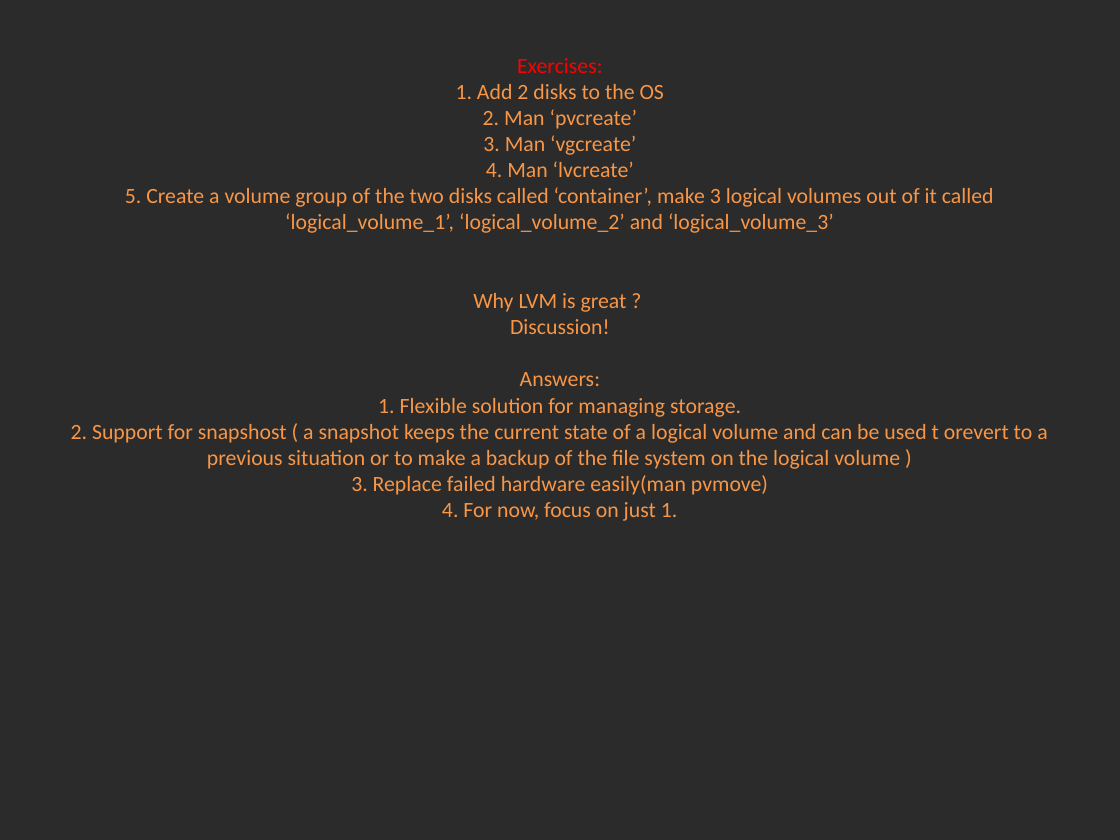
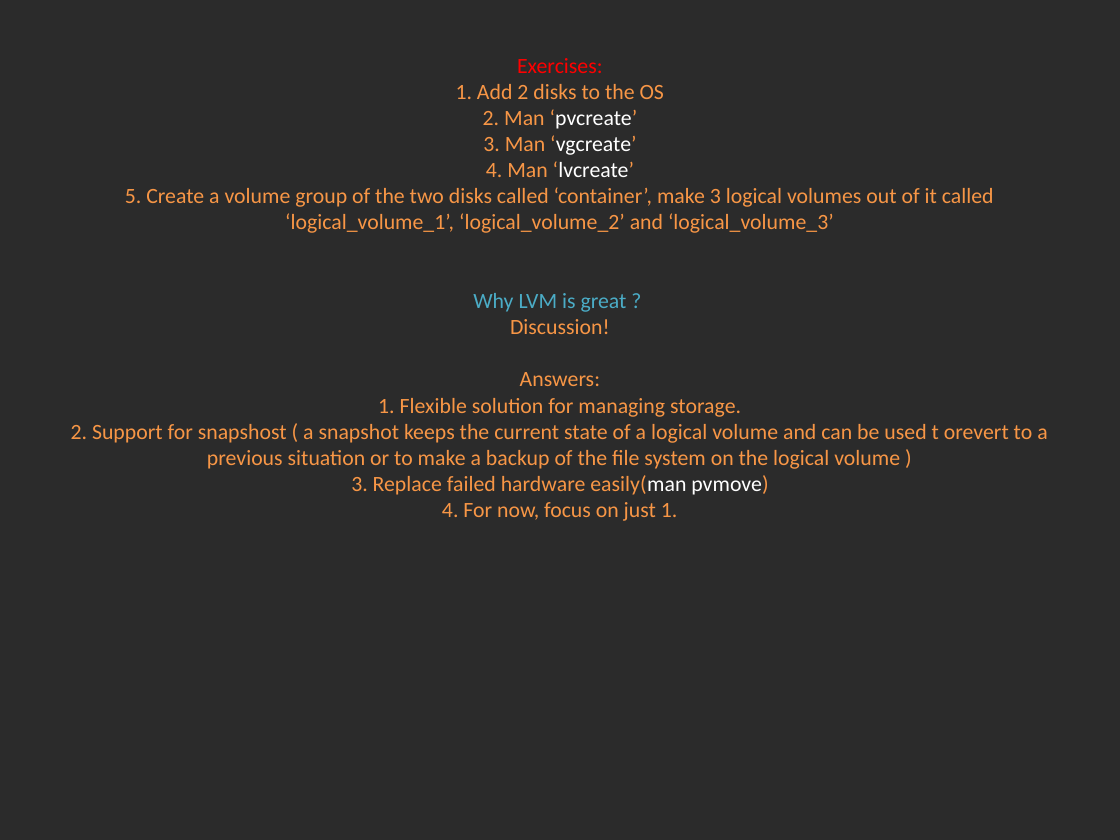
Before and after one commit to Academy-Soft-Intellect/Linux-Course, a slide deck: slide 10 of 8.Partitions_And_LVM_And_Filesystems/08-PartitionsLVMFileSystems.pptx. Drawn at 1120x840 pixels with LibreOffice and Linux fonts; fonts in the diff are those of the drawing; background and template pictures are left out; a plain dark background stands for a picture behind light text. Boxes give left, top, right and bottom in pixels: in the first picture for what was removed or moved away, otherwise in the second. Text is boxed around its words. In the diff, an @@ line names an element or a change of style, - is before the commit and + after.

```diff
--- a/8.Partitions_And_LVM_And_Filesystems/08-PartitionsLVMFileSystems.pptx
+++ b/8.Partitions_And_LVM_And_Filesystems/08-PartitionsLVMFileSystems.pptx
@@ title "Exercises: 1. Add 2 disks ..." at box(71, 58, 1047, 521): text colour #F79646 to #FFFFFF in "‘pvcreate’ ‘vgcreate’ ‘lvcreate’ easily(man pvmove)"; text colour #F79646 to #4BACC6 in "Why LVM is great ?" @@
```
Also in this commit, not shown: 4 other slides changed, 3 other files.
